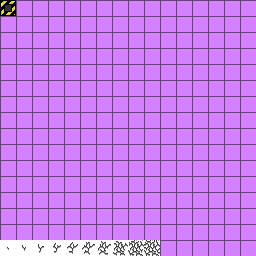
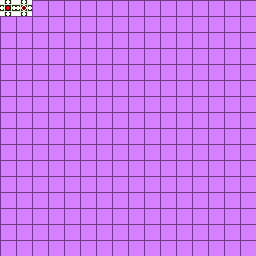
Layered file, before and after one edit (256px x 256px). Changes by layer:
renamed "Ebene 1" to "0*16+0 closed", painted on it over [0, 0, 16, 16]
added layer "0*16+1 open" above "Ebene 8" over [16, 0, 32, 16]
hid "Ebene 0", moved it above "Ebene 6" over [0, 0, 160, 256]
painted on "Ebene 6" over [0, 0, 160, 256]
removed layer "Ebene 2" over [0, 0, 32, 16]
